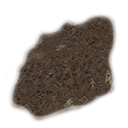
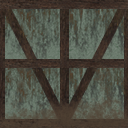
Layered file, before and after one edit (128x128). Changes by layer:
hid group "Decals" (32 layers) over (x1=0, y1=0, x2=128, y2=128)
hid group "Mud" (13 layers) over (x1=0, y1=0, x2=128, y2=128)
moved "ground_0034_ao_1k" (4th of 4, in "Decals" › "Mud" › "Mud1") into group "Mud1", painted on it over (x1=0, y1=0, x2=128, y2=128)
showed group "Timber" (1st of 2) (62 layers) over (x1=0, y1=0, x2=128, y2=128)
showed group "ScaffoldRegular" (16 layers) over (x1=0, y1=0, x2=128, y2=128)
added layer "Ebene 11 Kopie 3" in group "ScaffoldRegular" over (x1=0, y1=31, x2=128, y2=128)
added layer "Leaking004_1K-JPG_Color Kopie" in group "ScaffoldRegular" over (x1=0, y1=68, x2=128, y2=128)
added layer "Leaking004_1K-JPG_Color" in group "ScaffoldRegular" over (x1=0, y1=9, x2=128, y2=73)
showed group "Painted Plaster" (5 layers) over (x1=0, y1=0, x2=128, y2=128)
showed "Plaster_green" (1st of 2, in "Timber" › "Painted Plaster"), painted on it over (x1=0, y1=0, x2=128, y2=128)